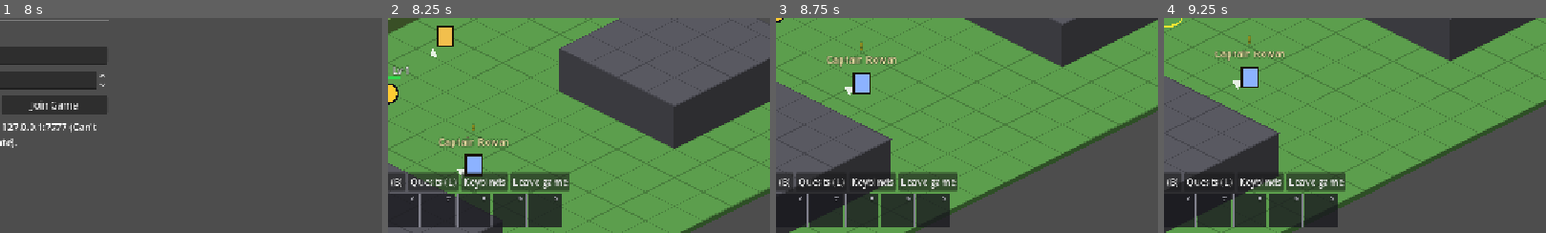
Above: before the commit, frames 1-4 (left to right).
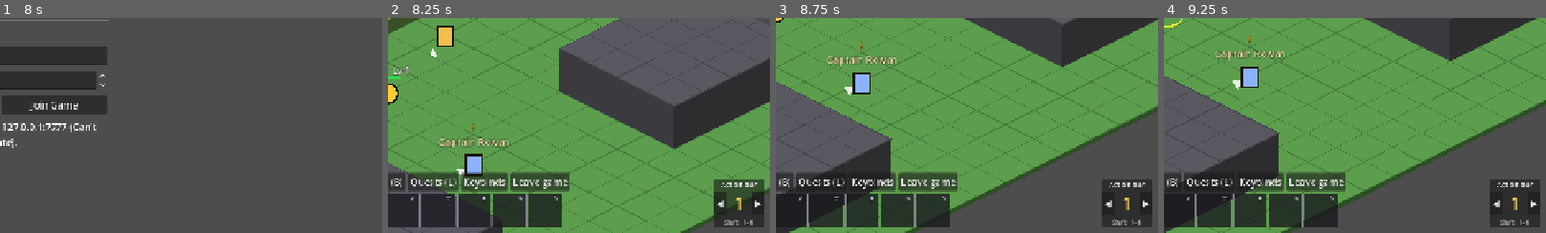
Above: after the commit, the same moments.

Repository: victorduvergermacarons-lang/Final-Wars
Game: Godot game, scene res://scenes/main.tscn
The game is run twice, just before and just after one commit, with the same random seed, the same clock (stepped at 60 frames per second) and the same inputs.
Inputs (mouse positions are % of the whole screen's width and height, from its top left):
- Up to frame 1 (8 s): click (48, 42) at 0.52 s; type "Alex" at 0.6 s; click "Play Solo" at 1.25 s; click "Play Solo" at 2 s; click "Create" at 2.75 s; click "Alex" at 3.5 s; click "Create" at 4.25 s; click "Host Game" at 5 s; click (48, 43) at 5.77 s; type "Alex" at 5.85 s; click "Join Game" at 6.5 s; click (48, 41) at 7.27 s; type "Alex" at 7.35 s
- Up to frame 2 (8.25 s): click "Play Solo" at 8 s
- Up to frame 3 (8.75 s): no input
- Up to frame 4 (9.25 s): tap Enter at 8.75 s; drag from (10, 5) to (60, 28) at 8.77 s
The pictures show only the part of the screen within x 50-100%, y 50-100%; the shares and areas given below are measured in that part.

Frame 1 is identical in both runs. In frame 2, 2.9% of the frame differs, in the area x 85-99%, y 75-98%; in frame 3, 2.9%; in frame 4, 2.9%.

Commit message:
Action bar pages: 6 bars switched with Shift+1-6, page number shown bottom-right
Co-Authored-By: Claude Opus 5.5 <noreply@anthropic.com>
Claude-Session: https://claude.ai/code/session_01NkxcXD4xqQYvGrzBVzDJEX

Diff:
--- a/input/input_actions.gd
+++ b/input/input_actions.gd
@@ -38,6 +38,11 @@
 	return false
 
 
+## Action name for switching to action bar page p (0-based): Shift + number.
+static func page_action(p: int) -> StringName:
+	return StringName("action_page_%d" % (p + 1))
+
+
 ## Action name for action bar slot i (0-based).
 static func slot_action(i: int) -> StringName:
 	return StringName("action_slot_%d" % (i + 1))
@@ -66,6 +71,14 @@
 				var ev := InputEventKey.new()
 				ev.physical_keycode = key
 				InputMap.action_add_event(action, ev)
+	for p in ActionBarModel.PAGE_COUNT:
+		var action := page_action(p)
+		if not InputMap.has_action(action):
+			InputMap.add_action(action)
+			var ev := InputEventKey.new()
+			ev.physical_keycode = ActionBarModel.DEFAULT_KEYS[p]
+			ev.shift_pressed = true
+			InputMap.action_add_event(action, ev)
 	if not InputMap.has_action(&"select_target"):
 		InputMap.add_action(&"select_target")
 		var click := InputEventMouseButton.new()
--- a/input/player_input.gd
+++ b/input/player_input.gd
@@ -114,6 +114,11 @@
 		if picked is Npc:
 			session.send_intent({"type": "talk", "npc": picked.id})
 	else:
+		for p in ActionBarModel.PAGE_COUNT:
+			if event.is_action_pressed(InputActions.page_action(p), false, true):
+				client.action_bar.set_page(p)
+				get_viewport().set_input_as_handled()
+				return
 		for i in ActionBarModel.SLOT_COUNT:
 			if event.is_action_pressed(InputActions.slot_action(i), false, true):
 				use_slot(i)
--- a/tests/integration/test_player_input.gd
+++ b/tests/integration/test_player_input.gd
@@ -61,3 +61,20 @@
 	sim.step()
 	assert_null(hero.pending_step, "the old queued step is dropped")
 	assert_eq(hero.facing, Vector2i.RIGHT)
+
+
+func test_shift_number_switches_the_action_bar_page() -> void:
+	var client: ClientState = input.client
+	var ev := InputEventKey.new()
+	ev.physical_keycode = KEY_3
+	ev.shift_pressed = true
+	ev.pressed = true
+	Input.parse_input_event(ev)
+	await wait_process_frames(2)
+	assert_eq(client.action_bar.page, 2, "Shift+3 shows bar 3")
+	var plain := InputEventKey.new()
+	plain.physical_keycode = KEY_3
+	plain.pressed = true
+	Input.parse_input_event(plain)
+	await wait_process_frames(2)
+	assert_eq(client.action_bar.page, 2, "plain 3 is a slot key, not a page switch")
--- a/tests/unit/test_action_bar.gd
+++ b/tests/unit/test_action_bar.gd
@@ -97,3 +97,46 @@
 	assert_eq(events.size(), 1)
 	assert_eq(events[0].physical_keycode, KEY_Q)
 	assert_eq(InputMap.action_get_events(InputActions.slot_action(0)).size(), 1)
+
+
+func test_pages_switch_and_keep_their_own_slots() -> void:
+	var bar := ActionBarModel.new()
+	assert_eq(bar.pages.size(), ActionBarModel.PAGE_COUNT)
+	bar.assign(0, &"strike")
+	bar.set_page(1)
+	assert_eq(bar.page, 1)
+	assert_eq(bar.slots[0], &"", "page 2 starts empty")
+	bar.assign(0, &"fireball")
+	bar.set_page(0)
+	assert_eq(bar.slots[0], &"strike")
+	bar.set_page(-1)
+	assert_eq(bar.page, ActionBarModel.PAGE_COUNT - 1, "wraps around")
+
+
+func test_auto_place_spills_onto_the_next_page() -> void:
+	var bar := ActionBarModel.new()
+	var ids: Array[StringName] = []
+	for i in 12:
+		ids.append(StringName("a%d" % i))
+	bar.auto_place(ids)
+	assert_eq(bar.pages[0].count(&""), 0)
+	assert_eq(bar.pages[1][0], &"a10")
+	assert_eq(bar.pages[1][1], &"a11")
+	bar.auto_place(ids)
+	assert_eq(bar.pages[1].count(&"a10"), 1, "never placed twice")
+
+
+func test_pages_save_and_load_and_old_saves_still_load() -> void:
+	var bar := ActionBarModel.new()
+	bar.assign(2, &"heal")
+	bar.set_page(3)
+	bar.assign(4, &"block")
+	var back := ActionBarModel.new()
+	back.load_dict(JSON.parse_string(JSON.stringify(bar.to_dict())))
+	assert_eq(back.page, 3)
+	assert_eq(back.slots[4], &"block")
+	assert_eq(back.pages[0][2], &"heal")
+	var old := ActionBarModel.new()
+	old.load_dict({"slots": ["strike", "", "heal"], "keys": []})
+	assert_eq(old.page, 0)
+	assert_eq(old.slots[2], &"heal")
--- a/ui/action_bar_model.gd
+++ b/ui/action_bar_model.gd
@@ -1,14 +1,22 @@
 class_name ActionBarModel
 extends RefCounted
-## What's on the action bar and which key fires each slot. Pure data, saved to
+## What's on the action bars and which key fires each slot. Pure data, saved to
 ## the player's settings; the view and input read it.
+## WoW-style pages: PAGE_COUNT bars of SLOT_COUNT slots; one is shown at a time
+## (Shift+1..6 switches) and the slot keys fire the shown bar's slots.
 
 signal changed
 
 const SLOT_COUNT := 10
+const PAGE_COUNT := 6
 const DEFAULT_KEYS: Array[int] = [KEY_1, KEY_2, KEY_3, KEY_4, KEY_5, KEY_6, KEY_7, KEY_8, KEY_9, KEY_0]
 
-## Ability id per slot (&"" = empty), or "item:<item id>" for a consumable.
+## Every page's slots (each an Array[StringName] of SLOT_COUNT).
+var pages: Array = []
+## Index of the page shown (0-based).
+var page: int = 0
+## The shown page's slots: ability id per slot (&"" = empty), or "item:<item id>"
+## for a consumable. Same array as pages[page].
 var slots: Array[StringName] = []
 ## Physical keycode per slot (KEY_NONE = unbound).
 var keys: Array[int] = []
@@ -18,9 +26,25 @@
 
 
 func _init() -> void:
-	slots.resize(SLOT_COUNT)
-	slots.fill(&"")
+	for p in PAGE_COUNT:
+		var s: Array[StringName] = []
+		s.resize(SLOT_COUNT)
+		s.fill(&"")
+		pages.append(s)
+	slots = pages[0]
 	keys = DEFAULT_KEYS.duplicate()
+
+
+## Shows page `p` (0-based; wraps around).
+func set_page(p: int) -> void:
+	page = posmod(p, PAGE_COUNT)
+	slots = pages[page]
+	changed.emit()
+
+
+## Whether `id` is on any page.
+func has_anywhere(id: StringName) -> bool:
+	return pages.any(func(s): return s.has(id))
 
 
 func assign(slot: int, ability_id: StringName) -> void:
@@ -51,18 +75,22 @@
 	return slots.find(ability_id)
 
 
-## Puts abilities the hero has never had on the bar into the first empty slots.
-## Returns true if anything changed.
+## Puts abilities the hero has never had on a bar into the first empty slot,
+## page 1 first. Returns true if anything changed.
 func auto_place(available: Array[StringName]) -> bool:
 	var placed := false
 	for id in available:
-		if _auto_placed.has(id) or slots.has(id):
+		if _auto_placed.has(id) or has_anywhere(id):
 			_auto_placed[id] = true
 			continue
-		var empty := slots.find(&"")
-		if empty < 0:
+		var target: Array = []
+		for s in pages:
+			if s.has(&""):
+				target = s
+				break
+		if target.is_empty():
 			break
-		slots[empty] = id
+		target[target.find(&"")] = id
 		_auto_placed[id] = true
 		placed = true
 	if placed:
@@ -88,16 +116,23 @@
 
 
 func to_dict() -> Dictionary:
-	return {"slots": slots.map(func(s): return String(s)), "keys": keys.duplicate(),
-			"auto_placed": _auto_placed.keys().map(func(s): return String(s))}
+	return {"pages": pages.map(func(p): return p.map(func(s): return String(s))), "page": page,
+			"keys": keys.duplicate(), "auto_placed": _auto_placed.keys().map(func(s): return String(s))}
 
 
 func load_dict(d: Dictionary) -> void:
-	var s: Array = d.get("slots", [])
+	# Older saves had a single bar under "slots".
+	var saved: Array = d.get("pages", [d.get("slots", [])])
+	for p in PAGE_COUNT:
+		var s: Array = saved[p] if p < saved.size() and typeof(saved[p]) == TYPE_ARRAY else []
+		for i in SLOT_COUNT:
+			pages[p][i] = StringName(s[i]) if i < s.size() and typeof(s[i]) == TYPE_STRING else &""
 	var k: Array = d.get("keys", [])
 	for i in SLOT_COUNT:
-		slots[i] = StringName(s[i]) if i < s.size() and typeof(s[i]) == TYPE_STRING else &""
 		keys[i] = int(k[i]) if i < k.size() and typeof(k[i]) == TYPE_INT else DEFAULT_KEYS[i]
+	var pg = d.get("page", 0)
+	page = clampi(int(pg) if typeof(pg) in [TYPE_INT, TYPE_FLOAT] else 0, 0, PAGE_COUNT - 1)
+	slots = pages[page]
 	_auto_placed = {}
 	for id in d.get("auto_placed", []):
 		_auto_placed[StringName(id)] = true
--- a/ui/hud/hud.gd
+++ b/ui/hud/hud.gd
@@ -54,6 +54,7 @@
 var vendor_window: VendorWindow
 var quest_log: QuestLogWindow
 var _tracker: RichTextLabel
+var _page_label: Label
 var _spellbook: SpellbookPanel
 var _character: CharacterSheet
 var _death: PanelContainer
@@ -114,6 +115,40 @@
 	for i in ActionBarModel.SLOT_COUNT:
 		bar.add_child(SlotButton.new(i, self))
 	bottom.add_child(bar)
+
+	# Bottom-right: which action bar page is shown (Shift+1–6, or the arrows).
+	var pager := PanelContainer.new()
+	pager.set_anchors_preset(Control.PRESET_BOTTOM_RIGHT)
+	pager.grow_horizontal = Control.GROW_DIRECTION_BEGIN
+	pager.grow_vertical = Control.GROW_DIRECTION_BEGIN
+	pager.position = Vector2(-10, -10)
+	pager.tooltip_text = "Action bar page. Shift+1 to Shift+%d switch pages." % ActionBarModel.PAGE_COUNT
+	_root.add_child(pager)
+	var pager_box := VBoxContainer.new()
+	pager_box.alignment = BoxContainer.ALIGNMENT_CENTER
+	pager.add_child(pager_box)
+	var pager_title := Label.new()
+	pager_title.text = "Action bar"
+	pager_title.horizontal_alignment = HORIZONTAL_ALIGNMENT_CENTER
+	pager_title.add_theme_font_size_override("font_size", 12)
+	pager_box.add_child(pager_title)
+	var pager_row := HBoxContainer.new()
+	pager_row.alignment = BoxContainer.ALIGNMENT_CENTER
+	pager_box.add_child(pager_row)
+	pager_row.add_child(_small_button("◀", func(): client.action_bar.set_page(client.action_bar.page - 1)))
+	_page_label = Label.new()
+	_page_label.custom_minimum_size = Vector2(34, 0)
+	_page_label.horizontal_alignment = HORIZONTAL_ALIGNMENT_CENTER
+	_page_label.add_theme_font_size_override("font_size", 28)
+	_page_label.add_theme_color_override("font_color", Color(1, 0.85, 0.3))
+	pager_row.add_child(_page_label)
+	pager_row.add_child(_small_button("▶", func(): client.action_bar.set_page(client.action_bar.page + 1)))
+	var pager_hint := Label.new()
+	pager_hint.text = "Shift+1–%d" % ActionBarModel.PAGE_COUNT
+	pager_hint.horizontal_alignment = HORIZONTAL_ALIGNMENT_CENTER
+	pager_hint.add_theme_font_size_override("font_size", 11)
+	pager_hint.add_theme_color_override("font_color", Color(0.7, 0.7, 0.75))
+	pager_box.add_child(pager_hint)
 
 	# Panels on the right.
 	var right := VBoxContainer.new()
@@ -208,6 +243,7 @@
 	client.action_bar.auto_place(ids)
 	_death.visible = not hero.alive
 	_sync_party(hero)
+	_page_label.text = str(client.action_bar.page + 1)
 	_update_quest_markers(hero)
 	_tracker.text = QuestText.tracker_bbcode(hero, ContentDB.quests)
 	var age := Time.get_ticks_msec() / 1000.0 - client.error_at
Not shown, changed: CLAUDE.md
Not shown, changed: README.md
Not shown, changed: docs/playtest-checklist.md
